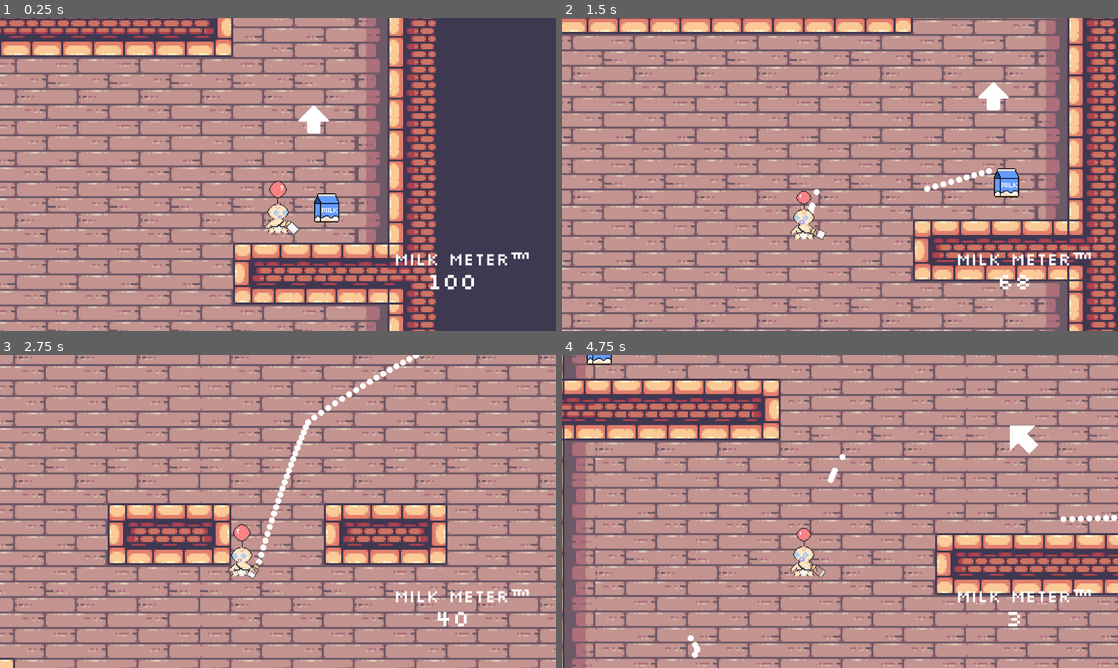
Above: before the commit, frames 1-4 (two rows, left to right).
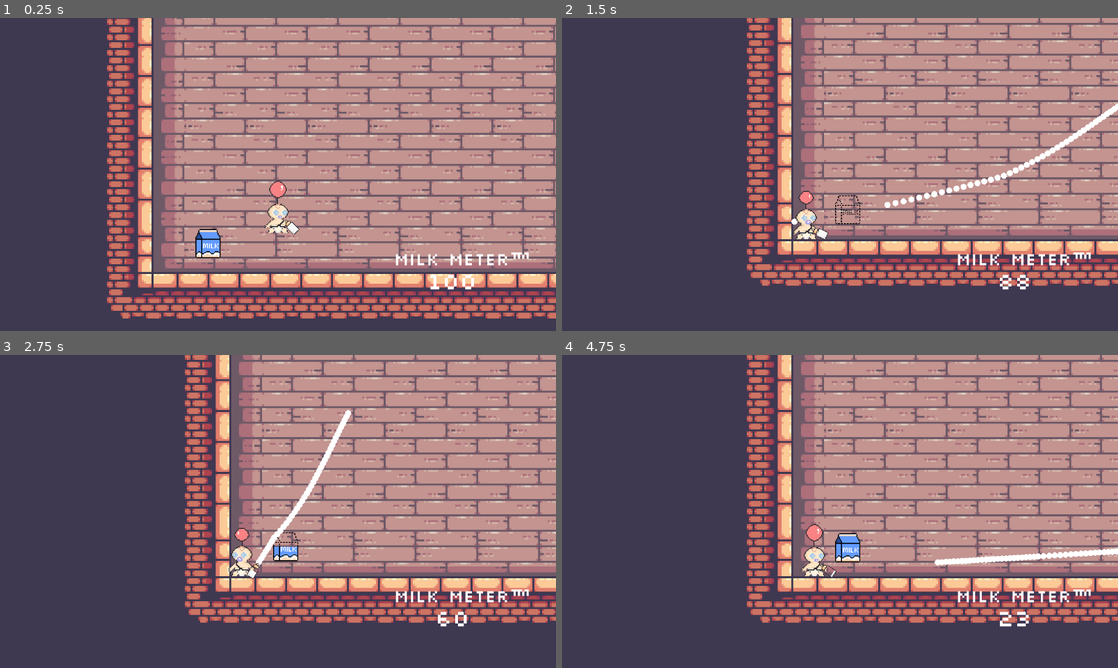
Above: after the commit, the same moments.

Repository: duncwilliams/trust-fund-baby
Game: Godot game, scene res://scenes/main.tscn
Two runs of this game, one before a commit and one after it. Both use one fixed random seed, a clock stepped at 60 frames per second and the inputs below.
Inputs (mouse positions are in pixels of both pictures, inside the frame that each line leads up to):
- Up to frame 1 (0.25 s): no input
- Up to frame 2 (1.5 s): move the mouse to (962, 158) at 0.52 s; press the mouse at (962, 158) at 0.53 s; move the mouse to (728, 190) at 1.27 s; release the mouse at (728, 190) at 1.28 s; click (728, 190) at 1.35 s
- Up to frame 3 (2.75 s): move the mouse to (333, 442) at 2.02 s; press the mouse at (333, 442) at 2.03 s
- Up to frame 4 (4.75 s): move the mouse to (812, 574) at 2.77 s; release the mouse at (812, 574) at 2.78 s; click (812, 574) at 2.85 s; move the mouse to (1006, 558) at 3.52 s; press the mouse at (1006, 558) at 3.53 s; move the mouse to (673, 464) at 4.27 s; release the mouse at (673, 464) at 4.28 s; click (673, 464) at 4.35 s

The runs differ from the first frame. In frame 1, 81% of the frame differs, in the area x 0-100%, y 0-100%; in frame 2, 83%; in frame 3, 80%; in frame 4, 78%.

Commit message:
enemy following logic (commented) and some bottle tweaks

Diff:
--- a/scenes/enemy.tscn
+++ b/scenes/enemy.tscn
@@ -63,12 +63,13 @@
 size = Vector2(8, 14)
 
 [node name="Enemy" type="CharacterBody2D" unique_id=1988915028]
+scale = Vector2(8, 8)
 script = ExtResource("1_4ra3w")
 
 [node name="AnimatedSprite2D" type="AnimatedSprite2D" parent="." unique_id=634802606]
 sprite_frames = SubResource("SpriteFrames_8qclf")
 animation = &"walking"
-frame_progress = 0.9731435
+frame_progress = 0.32640395
 
 [node name="CollisionShape2D" type="CollisionShape2D" parent="." unique_id=597369825]
 position = Vector2(0, 1)
--- a/scenes/main.tscn
+++ b/scenes/main.tscn
@@ -4,6 +4,7 @@
 [ext_resource type="PackedScene" uid="uid://cvow3q04r05rf" path="res://scenes/baby.tscn" id="1_o5qli"]
 [ext_resource type="PackedScene" uid="uid://ce0h2p4pyj5l" path="res://scenes/hud.tscn" id="3_sugp2"]
 [ext_resource type="PackedScene" uid="uid://bma0jh32ox7pj" path="res://scenes/map.tscn" id="5_tbgi4"]
+[ext_resource type="PackedScene" uid="uid://dxhgehgl2qp1" path="res://scenes/enemy.tscn" id="5_tefeu"]
 
 [node name="Main" type="Node2D" unique_id=246328731]
 script = ExtResource("1_jyhfs")
@@ -33,7 +34,7 @@
 
 [node name="Baby" parent="." unique_id=1502936678 instance=ExtResource("1_o5qli")]
 unique_name_in_owner = true
-position = Vector2(1693, -1361)
+position = Vector2(258, 370)
 
 [node name="Camera2D" type="Camera2D" parent="Baby" unique_id=1711883797]
 offset = Vector2(0, -60)
@@ -51,5 +52,9 @@
 visible = false
 position = Vector2(382, 345)
 
+[node name="Enemy" parent="." unique_id=1988915028 node_paths=PackedStringArray("baby") instance=ExtResource("5_tefeu")]
+position = Vector2(708, -3528)
+baby = NodePath("../Baby")
+
 [connection signal="arrived_at_second_floor" from="Map" to="." method="_on_map_arrived_at_second_floor"]
 [connection signal="milk_amount_changed" from="Baby" to="Hud" method="_on_baby_milk_amount_changed"]
--- a/scenes/map.tscn
+++ b/scenes/map.tscn
@@ -970,6 +970,9 @@
 
 [node name="Cartons" type="Node2D" parent="." unique_id=280399400]
 
+[node name="Carton5" parent="Cartons" unique_id=736468841 instance=ExtResource("2_paxxb")]
+position = Vector2(113, 451)
+
 [node name="Carton" parent="Cartons" unique_id=403586504 instance=ExtResource("2_paxxb")]
 position = Vector2(1852, -124)
 
@@ -982,8 +985,14 @@
 [node name="Carton4" parent="Cartons" unique_id=1461498588 instance=ExtResource("2_paxxb")]
 position = Vector2(1400, -2300)
 
-[node name="Carton5" parent="Cartons" unique_id=736468841 instance=ExtResource("2_paxxb")]
-position = Vector2(113, 451)
+[node name="Carton6" parent="Cartons" unique_id=1501727220 instance=ExtResource("2_paxxb")]
+position = Vector2(1283, -2784)
+
+[node name="Carton7" parent="Cartons" unique_id=1497406662 instance=ExtResource("2_paxxb")]
+position = Vector2(1399, -2784)
+
+[node name="Carton8" parent="Cartons" unique_id=211967417 instance=ExtResource("2_paxxb")]
+position = Vector2(1516, -2784)
 
 [node name="Arrows" type="Node2D" parent="." unique_id=823208113]
 
--- a/scripts/baby.gd
+++ b/scripts/baby.gd
@@ -4,15 +4,14 @@
 
 @onready var bottle: Node2D = %Bottle
 var thrust_force: float = 15
-var max_velocity: float = 620
-var bounce_strength: float = 0.5
+var max_velocity: float = 560
 
 
 func _physics_process(delta: float) -> void:
 	# sprite orientation
 	$AnimatedSprite2D.flip_h = (velocity.x < 0)
 
-	# gravity and physics
+	# physics
 	if ((not is_on_floor()) and (not bottle.currently_firing)) :
 		velocity += get_gravity() * delta
 
--- a/scripts/enemy.gd
+++ b/scripts/enemy.gd
@@ -2,7 +2,7 @@
 
 
 @export var baby: Node2D
-var speed: float = 100.0
+var speed: float = 20.0
 
 
 
@@ -16,8 +16,13 @@
 		$AnimatedSprite2D.play("walking")
 
 
-	# Add the gravity.
+	# physics and movement
 	if not is_on_floor():
 		velocity += get_gravity() * delta
 
-	move_and_slide()
+	var distance := global_position.distance_squared_to(baby.global_position)
+	print("baby is ", distance, " away from enemy")
+
+	var direction := global_position.direction_to(baby.global_position)
+	velocity = direction * speed
+	#move_and_slide()
